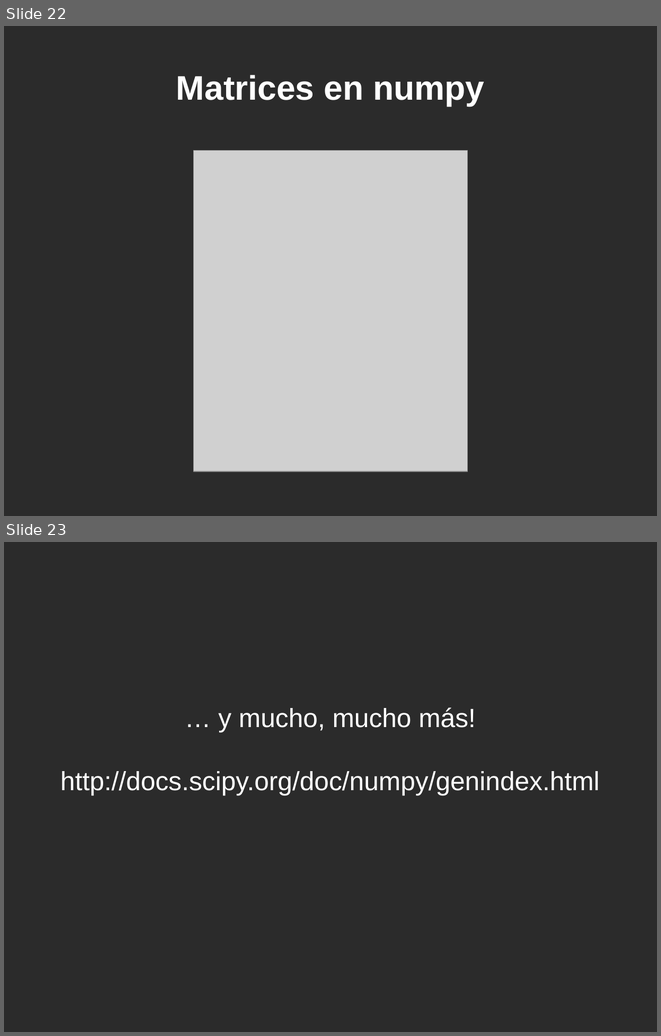
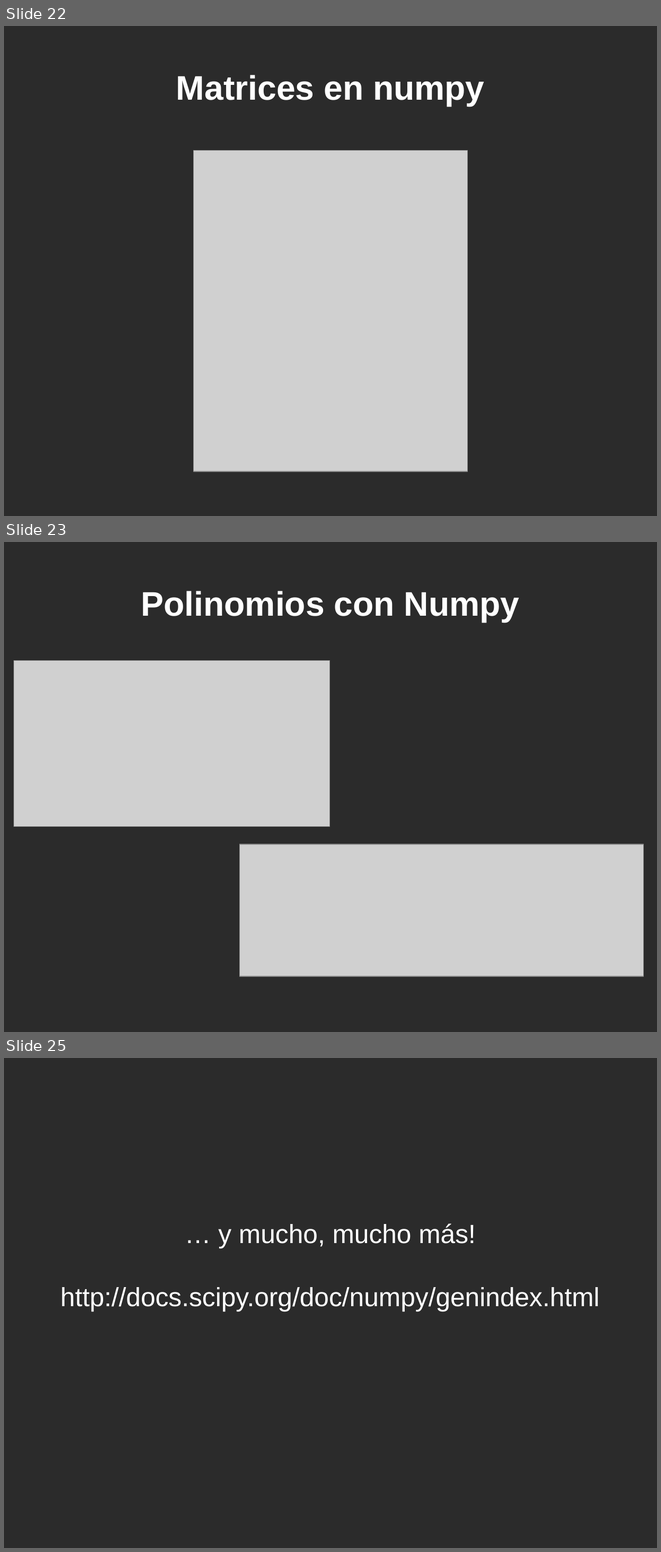
Before and after one commit to jeudy/clases_topicosI2013, a slide deck: 10-Librerias-NumPy.odp. Shown one above the other, each under a label of ours: slides 22 and 23 before the commit, slides 22, 23 and 25 after it; the slides between them are not shown. The pictures are 661x1036 and 661x1552 pixels, drawn with LibreOffice and Linux fonts; fonts in the diff are those of the drawing; grey boxes stand for pictures; background and template pictures are left out; a plain dark background stands for a picture behind light text. Boxes give left, top, right and bottom in pixels: in the first picture for what was removed or moved away, otherwise in the second. Text is boxed around its words. In the diff, an @@ line names an element or a change of style, - is before the commit and + after.

Commit message:
Polinomios en Numpy

```diff
--- a/10-Librerias-NumPy.odp
+++ b/10-Librerias-NumPy.odp
@@ slide 23 added at <box>4,542,657,1032</box>, background picture (left out) @@
@@ title added at <box>141,591,520,622</box>, 41.4 pt, text #FFFFFF, bold @@
+Polinomios con Numpy
@@ picture added at <box>14,661,330,827</box> @@
@@ picture added at <box>240,844,644,976</box> @@
@@ what was slide 23 is now slide 25 @@
```
Also in this commit, not shown: 1 other slide added, 1 other file.
